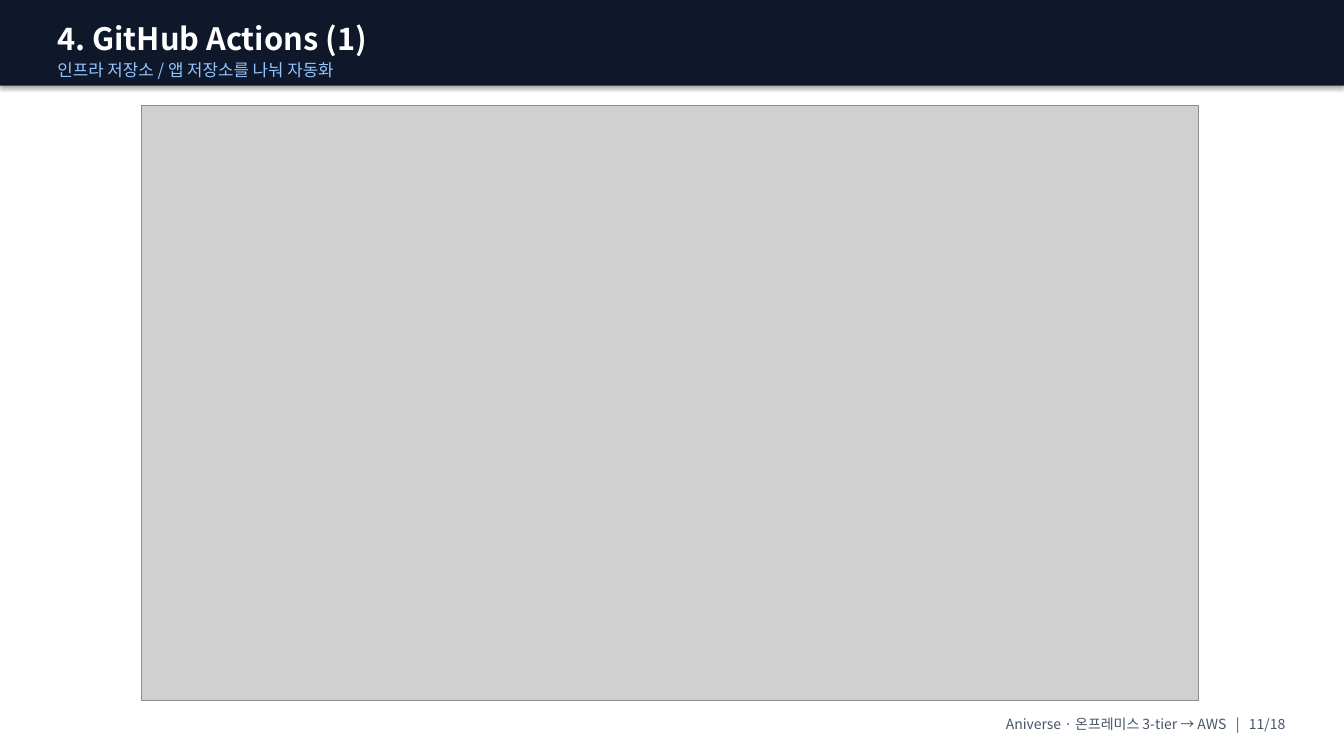
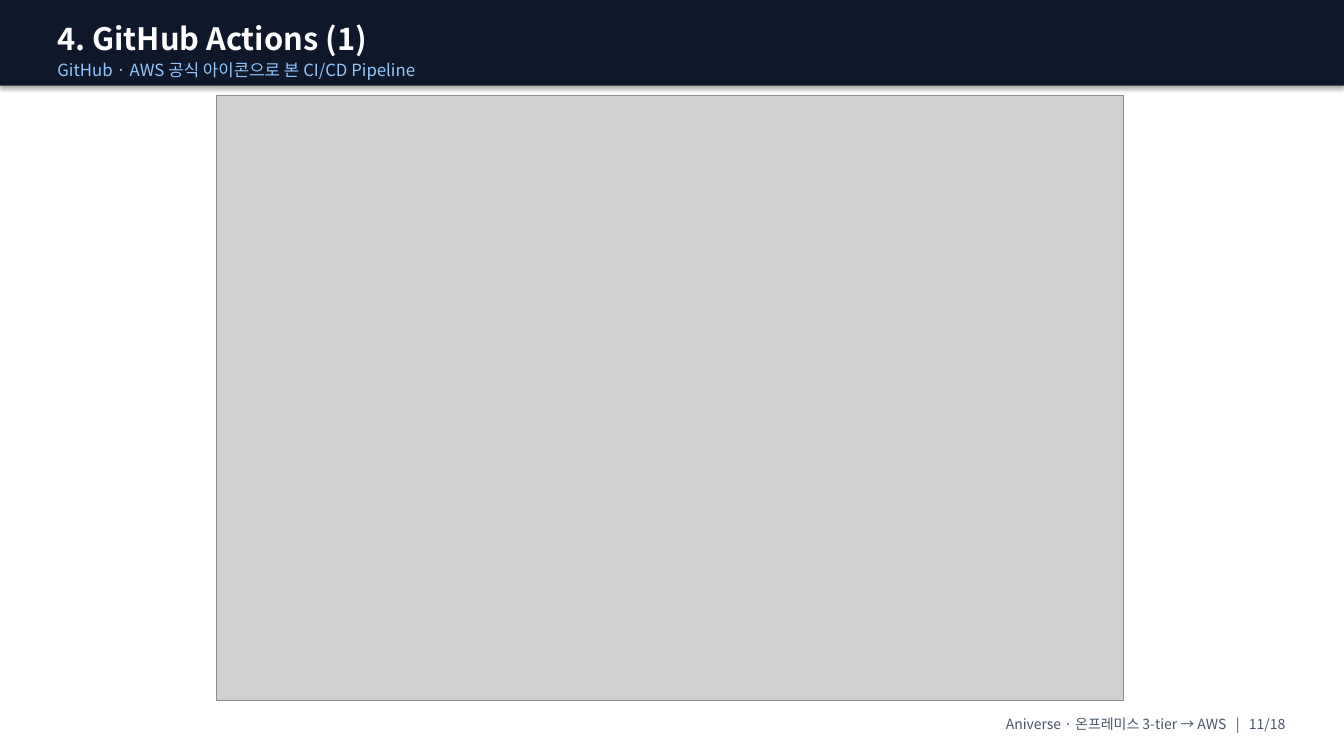
Before and after one commit to ho0215/anime-project-infra, a slide deck: slide 11 of docs/presentation/ppt/Aniverse_발표_강사용.pptx. Drawn at 1344x756 pixels with LibreOffice and Linux fonts; fonts in the diff are those of the drawing; grey boxes stand for pictures. Boxes give left, top, right and bottom in pixels: in the first picture for what was removed or moved away, otherwise in the second. Text is boxed around its words. In the diff, an @@ line names an element or a change of style, - is before the commit and + after.

```diff
--- a/docs/presentation/ppt/Aniverse_발표_강사용.pptx
+++ b/docs/presentation/ppt/Aniverse_발표_강사용.pptx
@@ text at (57, 62, 415, 80): text changed @@
-인프라 저장소 / 앱 저장소를 나눠 자동화
+GitHub · AWS 공식 아이콘으로 본 CI/CD Pipeline
@@ picture: place and size @@
-picture at (142, 106, 1200, 701)
+picture at (217, 96, 1124, 701)
```
Also in this commit, not shown: 7 other slides changed, 49 other files.
